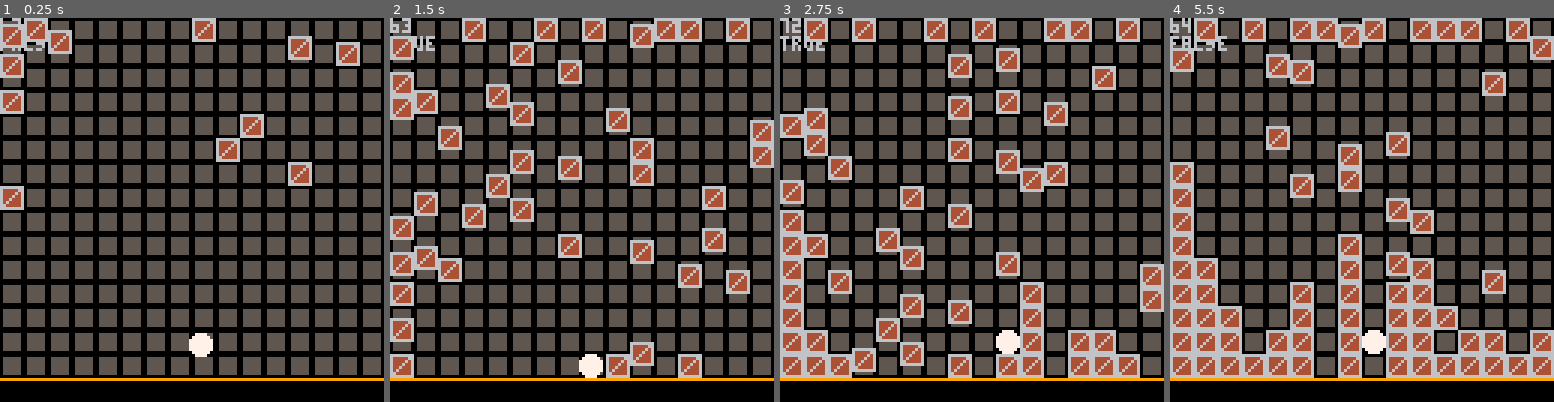
Above: before the commit, frames 1-4 (left to right).
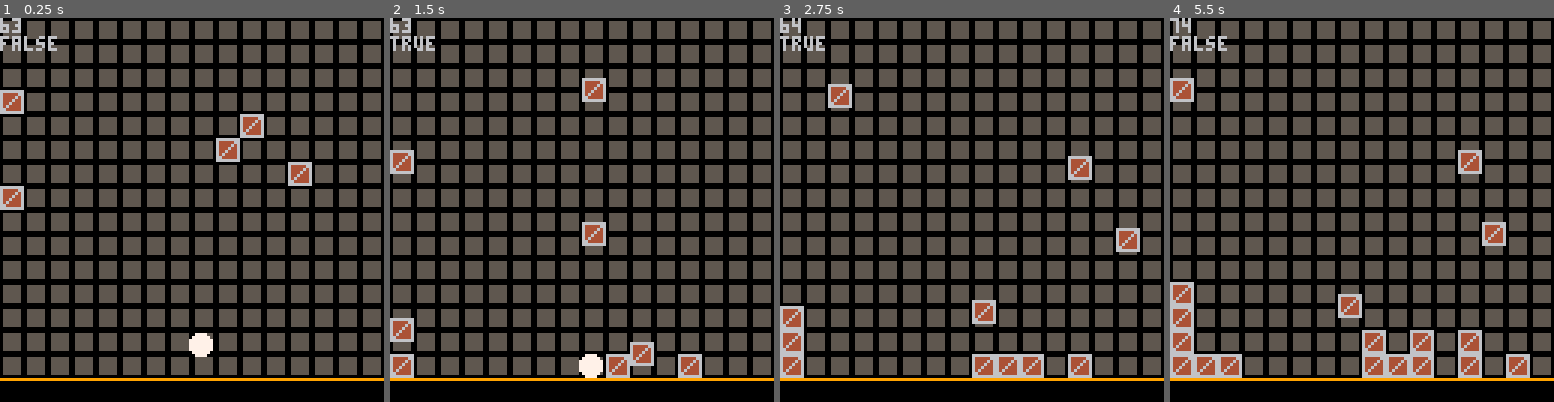
Above: after the commit, the same moments.

Repository: alstonStone/pico8_T-Jump
Game: PICO-8 cartridge t-jump.p8
Same seed, same stepped clock (60 frames per second), same inputs: the game is played once before the commit and once after it.
Inputs:
- Up to frame 1 (0.25 s): no input
- Up to frame 2 (1.5 s): tap X (X key) at 0.33, 1.07 s
- Up to frame 3 (2.75 s): hold Right 1.6-2.1 s; tap X (X key) at 1.85 s; hold Right from 2.47 s (still down)
- Up to frame 4 (5.5 s): tap X (X key) at 2.97, 4.08, 5.2 s; release Right at 3.03 s; hold Left 3.08-3.58 s; hold Right 4.02-4.68 s; hold Left from 5.08 s (still down)

The runs differ from the first frame. In frame 1, 2.6% of the frame differs, in the area x 0-94%, y 0-16%; in frame 2, 16%; in frame 3, 22%; in frame 4, 25%, in the area x 0-100%, y 0-94%.

Commit message:
Fixed Block lag
Blocks dont need to constantly check for their own collisions, they only need to know about landing. Once they land they dont need gravity and therefor dont need to check for collisions since they arent moving.

Diff:
--- a/t-jump.p8
+++ b/t-jump.p8
@@ -37,7 +37,7 @@
 		--flr(rnd(15))
 	end
 	timers={}
-	add(timers,call_function_every_x_seconds(.01,spawn_block_random_X))
+	add(timers,call_function_every_x_seconds(.2,spawn_block_random_X))
 end
 
 
@@ -64,13 +64,17 @@
 		y=y,
 		w=8,
 		h=8,
+		landed=false,
 
 		--update position--
 		update = function(self)
-			self.y += gravity
-			if check_collision_with_tile(self.x,self.y,bw,bh) or check_block_collisions(self) then
-				local tile_y= flr((self.y-bh-1)/8)
-				self.y=(tile_y*8)+bh
+			if(not self.landed) then
+				self.y += gravity
+				if check_collision_with_tile(self.x,self.y,bw,bh) or check_block_collisions(self) then
+					local tile_y= flr((self.y-bh-1)/8)
+					self.y=(tile_y*8)+bh
+					self.landed=true
+				end
 			end
 		end,
 
